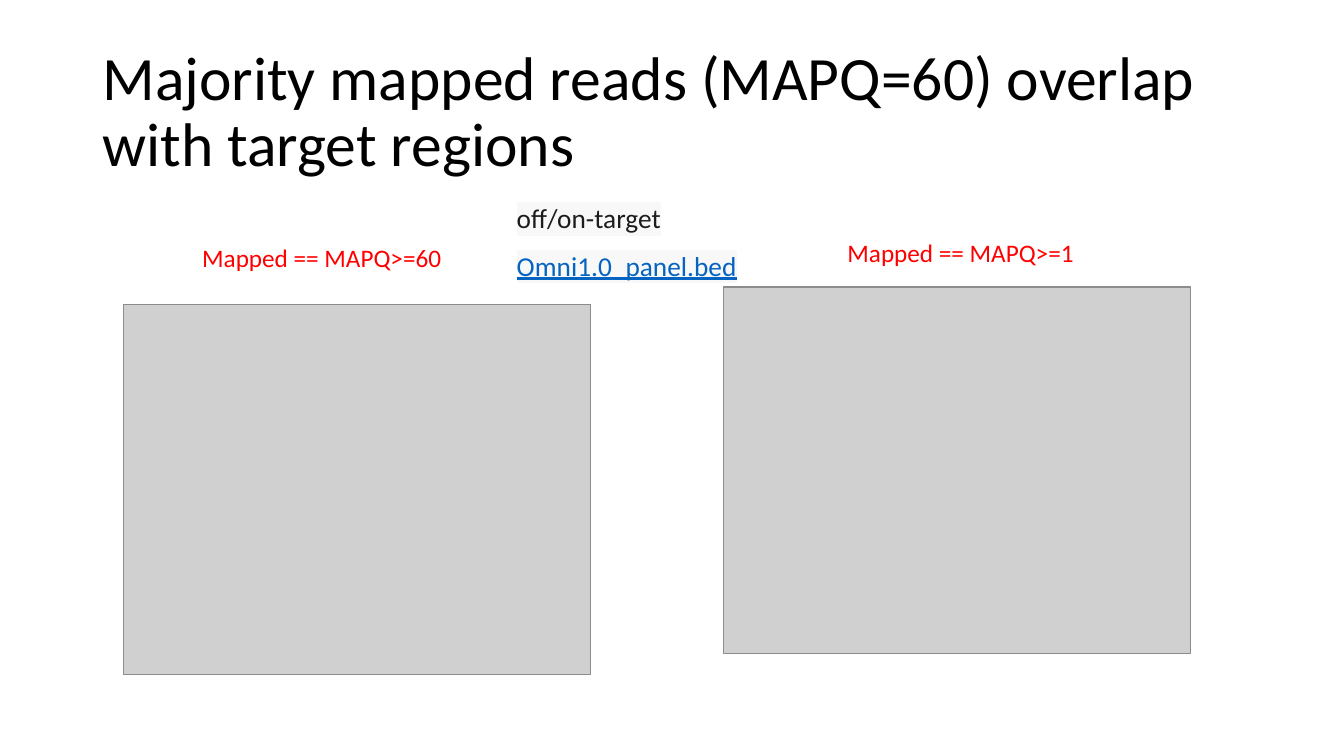
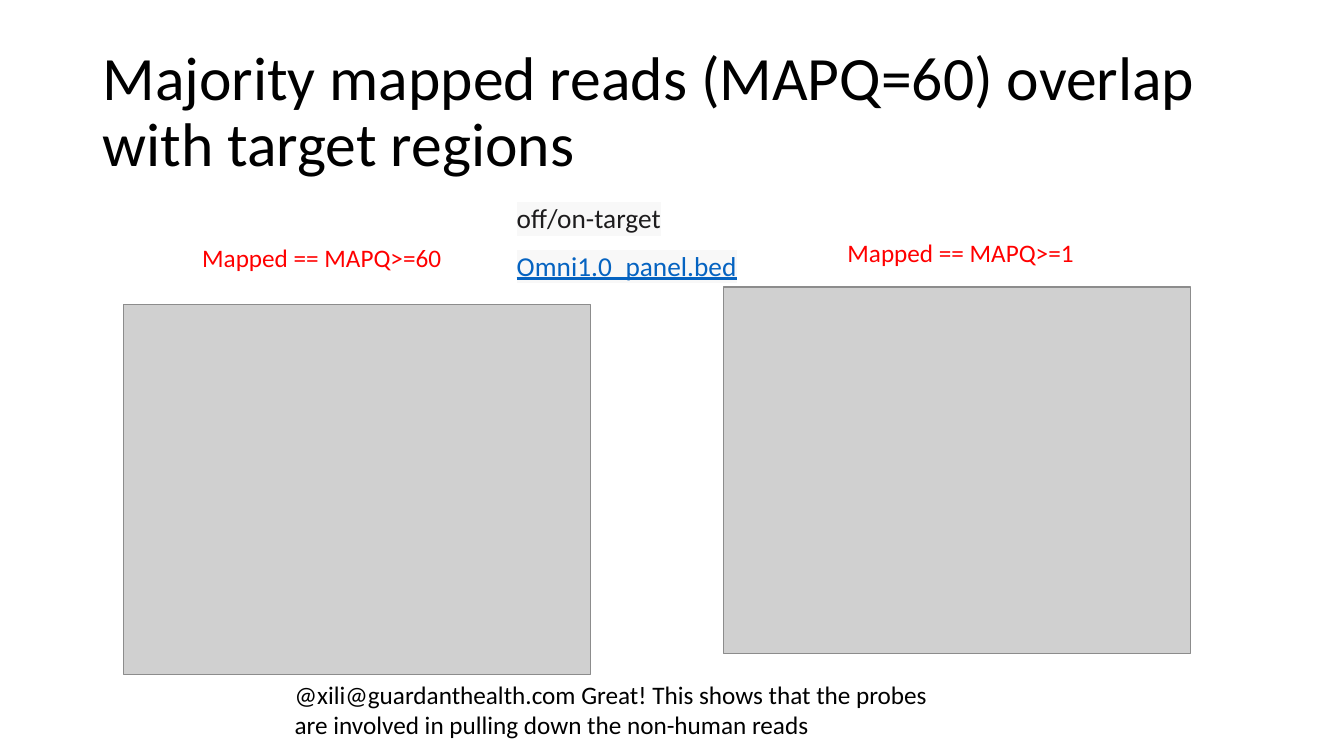
Before and after one commit to gh-xili/gh-xili, a slide deck: slide 8 of Progress_report/Ravi/Non_hg_contimination_XIANGLI_07082021.pptx (slide 7 before the commit). Drawn at 1344x756 pixels with LibreOffice and Linux fonts; fonts in the diff are those of the drawing; grey boxes stand for pictures. Boxes give left, top, right and bottom in pixels: in the first picture for what was removed or moved away, otherwise in the second. Text is boxed around its words. In the diff, an @@ line names an element or a change of style, - is before the commit and + after.

```diff
--- a/Progress_report/Ravi/Non_hg_contimination_XIANGLI_07082021.pptx
+++ b/Progress_report/Ravi/Non_hg_contimination_XIANGLI_07082021.pptx
@@ text added at [295,686,926,739], 18 pt, text #000000 @@
+@xili@guardanthealth.com Great! This shows that the probes are involved in pulling down the non-human reads
```
Also in this commit, not shown: 1 other slide changed, 1 slide added, 6 other files.
